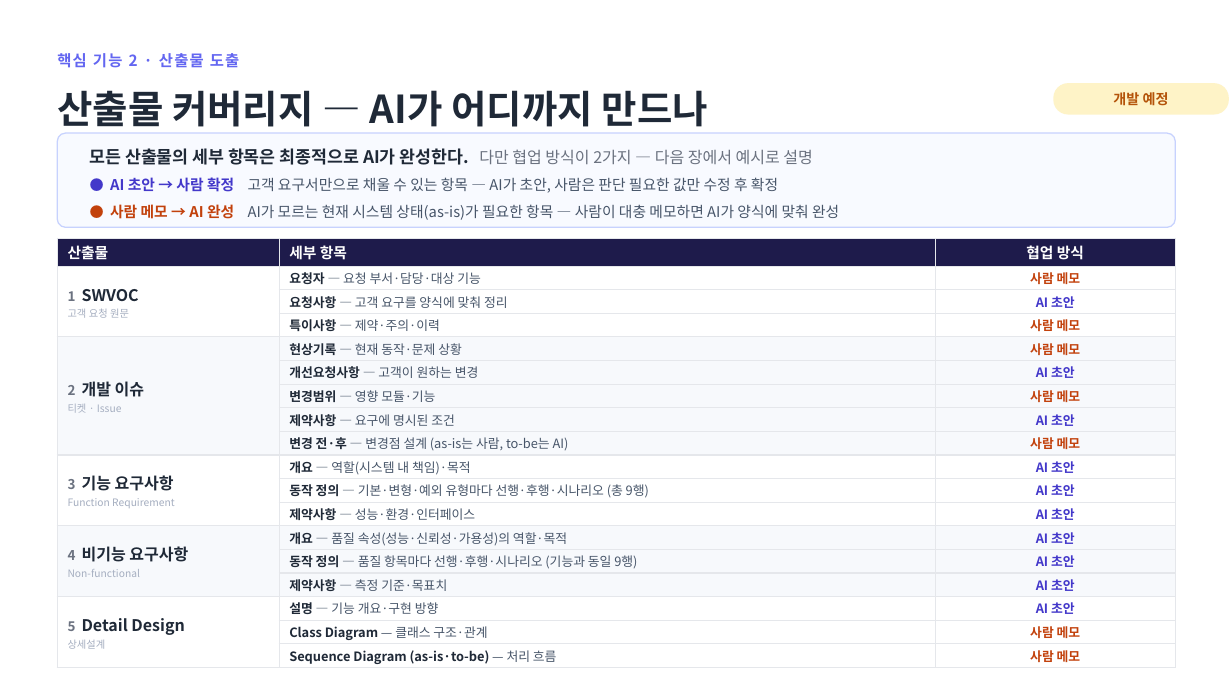
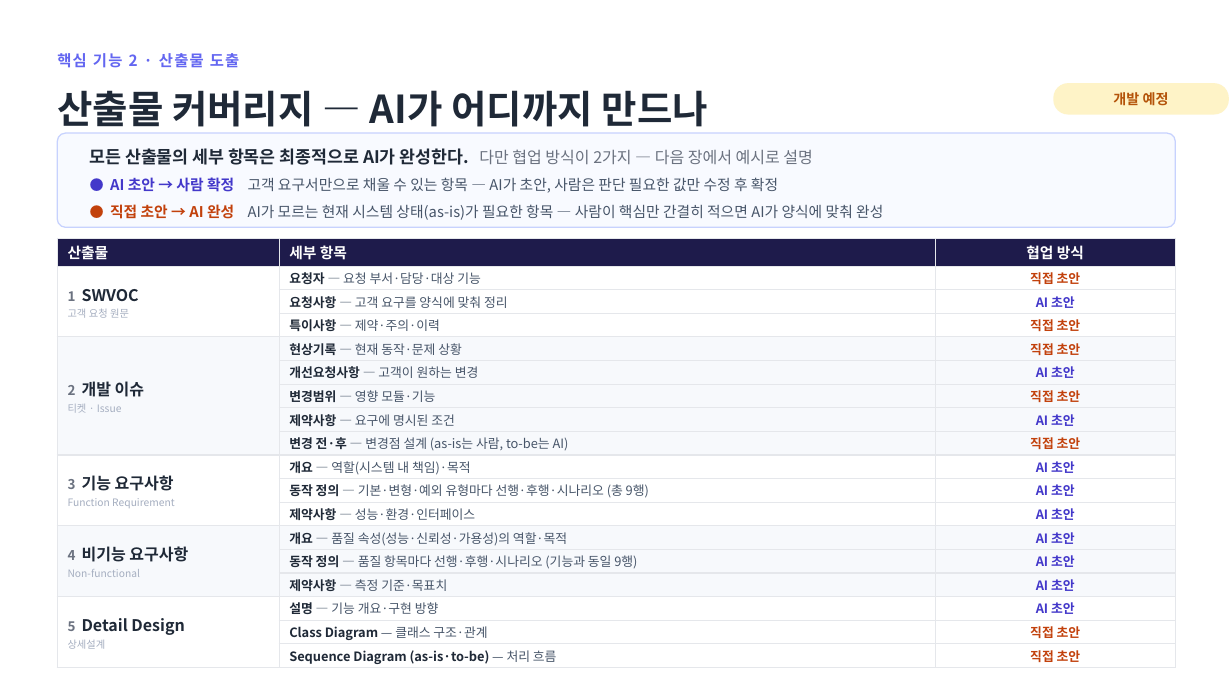
Before and after one commit to jihunhan98/semes-superrookie, a slide deck: slide 11 of docs/진행공유_요구사항자동화.pptx. Drawn at 1232x693 pixels with LibreOffice and Linux fonts; fonts in the diff are those of the drawing. Boxes give left, top, right and bottom in pixels: in the first picture for what was removed or moved away, otherwise in the second. Text is boxed around its words. In the diff, an @@ line names an element or a change of style, - is before the commit and + after.

```diff
--- a/docs/진행공유_요구사항자동화.pptx
+++ b/docs/진행공유_요구사항자동화.pptx
@@ text at box(110, 204, 883, 220): text changed @@
-● 사람 메모 → AI 완성 AI가 모르는 현재 시스템 상태(as-is)가 필요한 항목 — 사람이 대충 메모하면 AI가 양식에 맞춰 완성
+● 직접 초안 → AI 완성 AI가 모르는 현재 시스템 상태(as-is)가 필요한 항목 — 사람이 핵심만 간결히 적으면 AI가 양식에 맞춰 완성
@@ table at box(57, 238, 1176, 668) @@
-row 2, column 3: 사람 메모
+row 2, column 3: 직접 초안
-row 4, column 3: 사람 메모
+row 4, column 3: 직접 초안
-row 5, column 3: 사람 메모
+row 5, column 3: 직접 초안
-row 7, column 3: 사람 메모
+row 7, column 3: 직접 초안
-row 9, column 3: 사람 메모
+row 9, column 3: 직접 초안
-row 17, column 3: 사람 메모
+row 17, column 3: 직접 초안
-row 18, column 3: 사람 메모
+row 18, column 3: 직접 초안
```
Also in this commit, not shown: 2 other slides changed, 2 other files.
